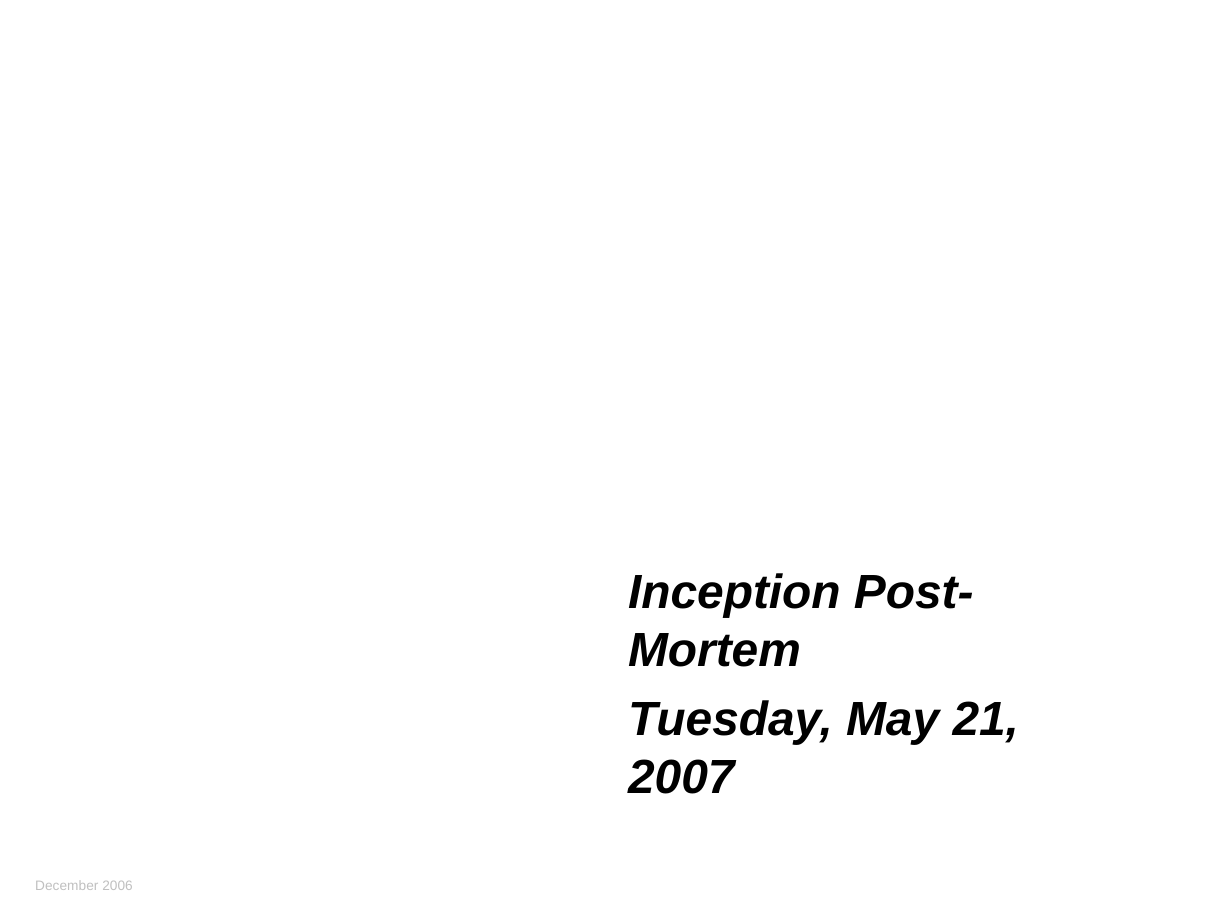
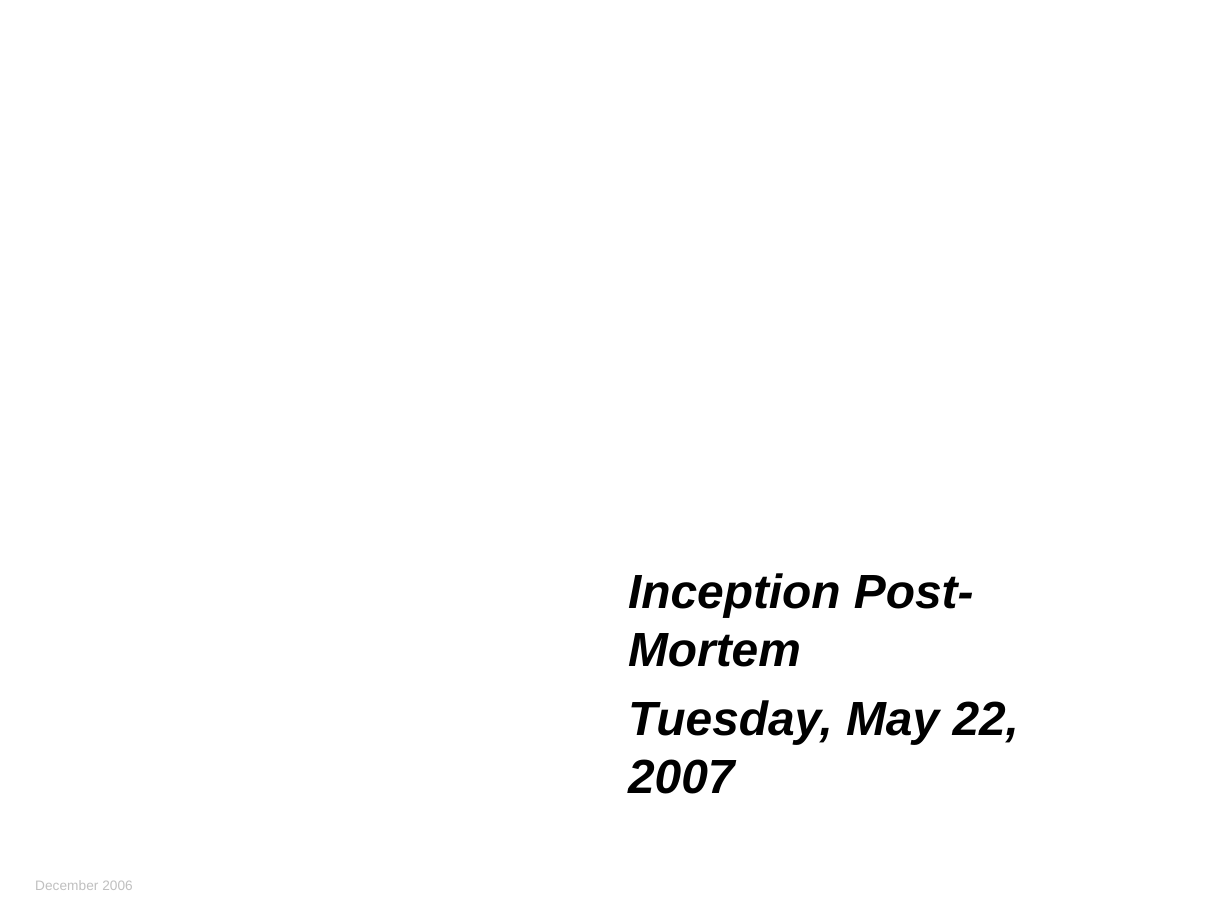
Before and after one commit to NCIP/caarray-docs, a slide deck: slide 1 of project_management/reports/inception_postmortem.ppt. Drawn at 1232x924 pixels with LibreOffice and Linux fonts; fonts in the diff are those of the drawing; background and template pictures are left out. Boxes give left, top, right and bottom in pixels: in the first picture for what was removed or moved away, otherwise in the second. Text is boxed around its words. In the diff, an @@ line names an element or a change of style, - is before the commit and + after.

```diff
--- a/project_management/reports/inception_postmortem.ppt
+++ b/project_management/reports/inception_postmortem.ppt
@@ subtitle at bbox=[628, 700, 1020, 794]: text changed @@
-Tuesday, May 21, 2007
+Tuesday, May 22, 2007
```
Also in this commit, not shown: 1 other slide changed.
